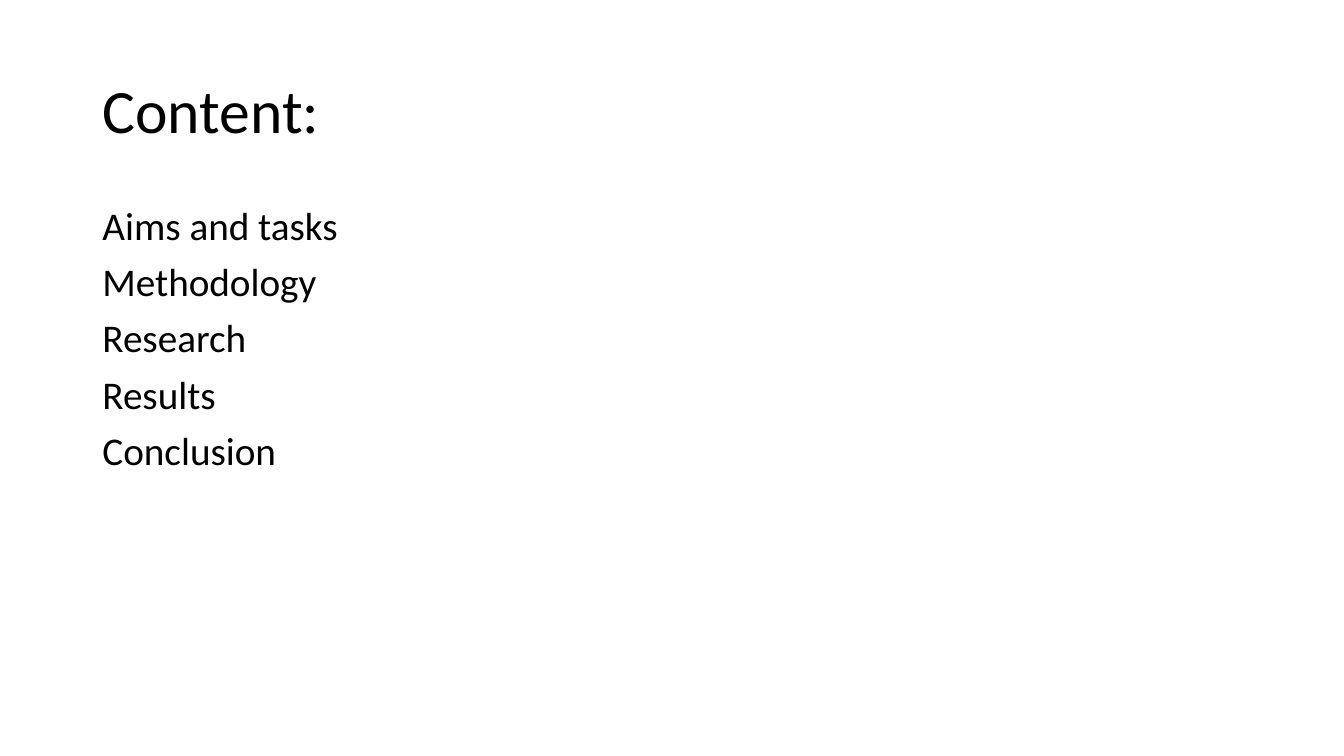
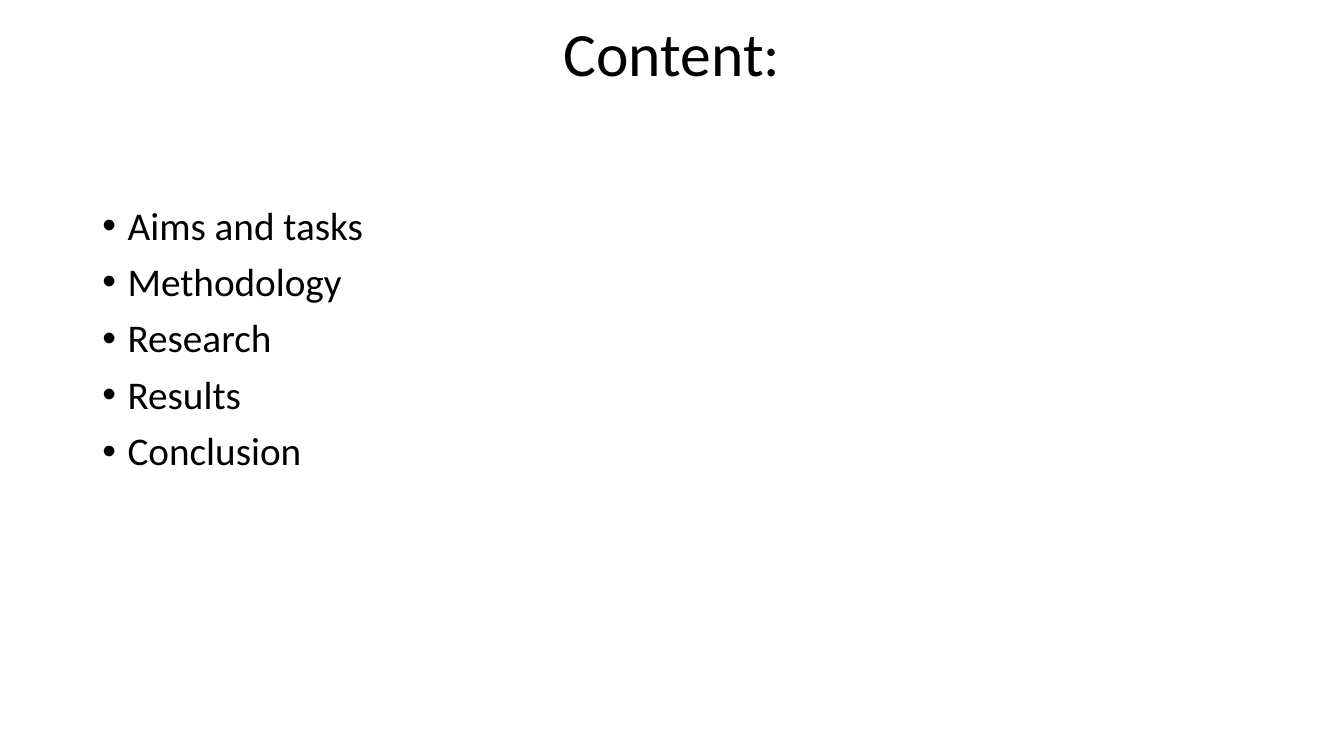
Before and after one commit to la1login/work, a slide deck: slide 2 of 2022-2023/english/sem2/2 pair/articles/second/presentation2.pptx. Drawn at 1344x756 pixels with LibreOffice and Linux fonts; fonts in the diff are those of the drawing. Boxes give left, top, right and bottom in pixels: in the first picture for what was removed or moved away, otherwise in the second. Text is boxed around its words. In the diff, an @@ line names an element or a change of style, - is before the commit and + after.

```diff
--- a/2022-2023/english/sem2/2 pair/articles/second/presentation2.pptx
+++ b/2022-2023/english/sem2/2 pair/articles/second/presentation2.pptx
@@ title "Content:": place and size @@
-title "Content:" at bbox=[102, 93, 319, 134]
+title "Content:" at bbox=[564, 36, 781, 77]
@@ title "Content:" at bbox=[564, 36, 781, 77]: alignment left to centre @@
@@ text "Aims and tasks" at bbox=[128, 212, 362, 466]: bullet none to • @@
```
Also in this commit, not shown: 7 other slides changed, 4 other files.
